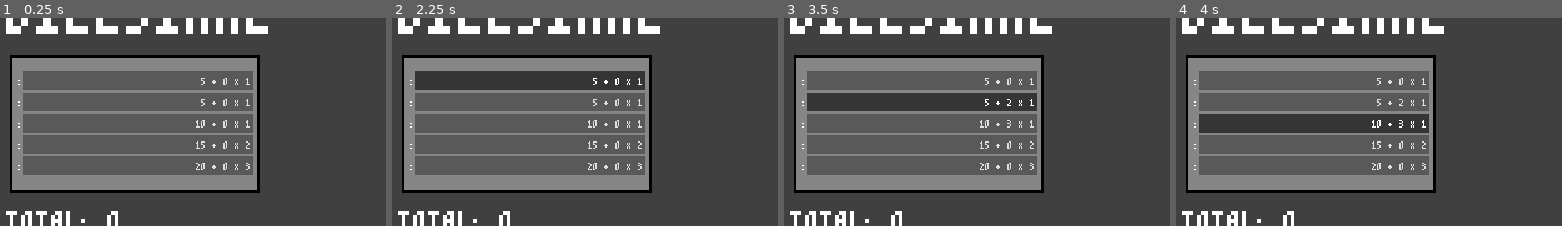
Above: before the commit, frames 1-4 (left to right).
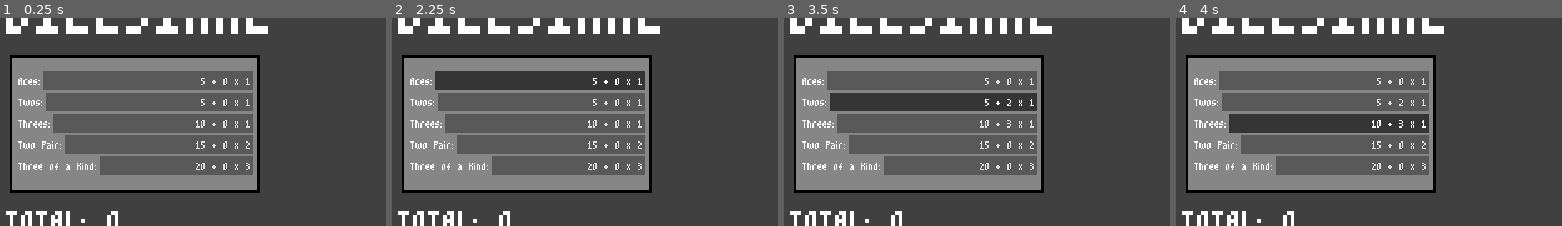
Above: after the commit, the same moments.

Repository: xander6424/DICESIRAE
Game: Godot game, scene res://scenes/main.tscn
Same seed, same stepped clock (60 frames per second), same inputs: the game is played once before the commit and once after it.
Inputs (mouse positions are % of the whole screen's width and height, from its top left):
- Up to frame 1 (0.25 s): no input
- Up to frame 2 (2.25 s): click "SCORE" at 0.5 s; click (91, 91) at 1.25 s; click "5 + 0 x 1" at 2 s
- Up to frame 3 (3.5 s): click "5 + 2 x 1" at 2.75 s
- Up to frame 4 (4 s): click "10 + 3 x 1" at 3.5 s
The pictures show only the part of the screen within x 0-50%, y 8-58%; the shares and areas given below are measured in that part.

The runs differ from the first frame. In frame 1, 4.6% of the frame differs, in the area x 4-26%, y 25-76%; in frame 2, 4.6%; in frame 3, 4.6%; in frame 4, 4.6%.

Commit message:
Class Part 2
I think I did the class file stuff correctly now.

Diff:
--- a/scripts/category-type.gd
+++ b/scripts/category-type.gd
@@ -2,7 +2,7 @@
 
 class_name CategoryInfo
 
-var category: String
+var category_name: String
 var id: DiceData.Category
 var level: int = 1
 var scored: bool = false
@@ -17,7 +17,7 @@
 var button: Button = null
 
 func _init(_name: String, _base_score: int, _mult_score: int, _id: DiceData.Category):
-	category = _name
+	category_name = _name
 	base_score = _base_score
 	mult_score = _mult_score
 	id = _id
--- a/scripts/game-data.gd
+++ b/scripts/game-data.gd
@@ -11,6 +11,7 @@
 const ROLL_DURATION: float = 0.8
 const ROUND_SCORE_SCALING: Array[int] = [100, 150, 250, 500, 1200]
 
+
 var lots: int = STARTING_LOTS
 var rerolls: int = STARTING_REROLLS
 var money: int = STARTING_MONEY
--- a/scripts/scorecard.gd
+++ b/scripts/scorecard.gd
@@ -22,7 +22,7 @@
 var two_pair: CategoryInfo = CategoryInfo.new("Two Pair", 15, 2, DiceData.Category.TWO_PAIR)
 var three_of_a_kind: CategoryInfo = CategoryInfo.new("Three of a Kind", 20, 3, DiceData.Category.THREE_OF_A_KIND)
 
-var category_info_list: Array[CategoryInfo] = [aces, twos, threes, fours, two_pair, three_of_a_kind]
+var category_info_list: Array[CategoryInfo] = [aces, twos, threes, fours, choice, two_pair, three_of_a_kind]
 var active_category_info_list: Array[CategoryInfo] = []
 
 func _ready() -> void:
@@ -39,44 +39,13 @@
 	total_to_beat_label.text = "Score to Beat: " + str(GameData.score_to_beat) # Change?
 
 
-func _score_button_pressed() -> void:
-	# Category won't score until dice have been rolled once
-	if !GameData.first_round_roll:
-		var current_category: CategoryInfo
-		var category_selected: bool = false
-
-		# Find which category was selected
-		for category in active_category_info_list:
-			if category.button.button_pressed:
-				current_category = category
-				category_selected = true
-				break
-
-		if category_selected:
-			var scored_total: int = 0
-			if current_category.total > 0:
-				scored_total = (current_category.base_score + current_category.total) * current_category.mult_score
-				GameData.grand_total += scored_total
-
-			current_category.scored = true
-			current_category.button.disabled = true
-			current_category.button.text = str(scored_total)
-			GameData.current_lot_scored = true
-
-			_update_labels()
-			_update_round_status.emit()
-
-		else:
-			print("Please select a category")
-
-
 func _reset_scorecard() -> void:
 	# Add only starting categories to the scorecard
 	var scorecard_index: int = 0
 
 	for category in category_info_list:
 		if category.id in DiceData.starting_category_list:
-			category_label_list[scorecard_index].text = category.name + ":"
+			category_label_list[scorecard_index].text = category.category_name + ":"
 			category_button_list[scorecard_index].text = str(category.base_score) + " + 0 x " + str(category.mult_score)
 			#category_button_list[scorecard_index].pressed.connect(category_button_pressed)
 
@@ -152,3 +121,34 @@
 							break
 
 			category.button.text = str(category.base_score) + " + " + str(category.total) + " x " + str(category.mult_score)
+
+
+func _score_button_pressed() -> void:
+	# Category won't score until dice have been rolled once
+	if !GameData.first_round_roll:
+		var current_category: CategoryInfo
+		var category_selected: bool = false
+
+		# Find which category was selected
+		for category in active_category_info_list:
+			if category.button.button_pressed:
+				current_category = category
+				category_selected = true
+				break
+
+		if category_selected:
+			var scored_total: int = 0
+			if current_category.total > 0:
+				scored_total = (current_category.base_score + current_category.total) * current_category.mult_score
+				GameData.grand_total += scored_total
+
+			current_category.scored = true
+			current_category.button.disabled = true
+			current_category.button.text = str(scored_total)
+			GameData.current_lot_scored = true
+
+			_update_labels()
+			_update_round_status.emit()
+
+		else:
+			print("Please select a category")
